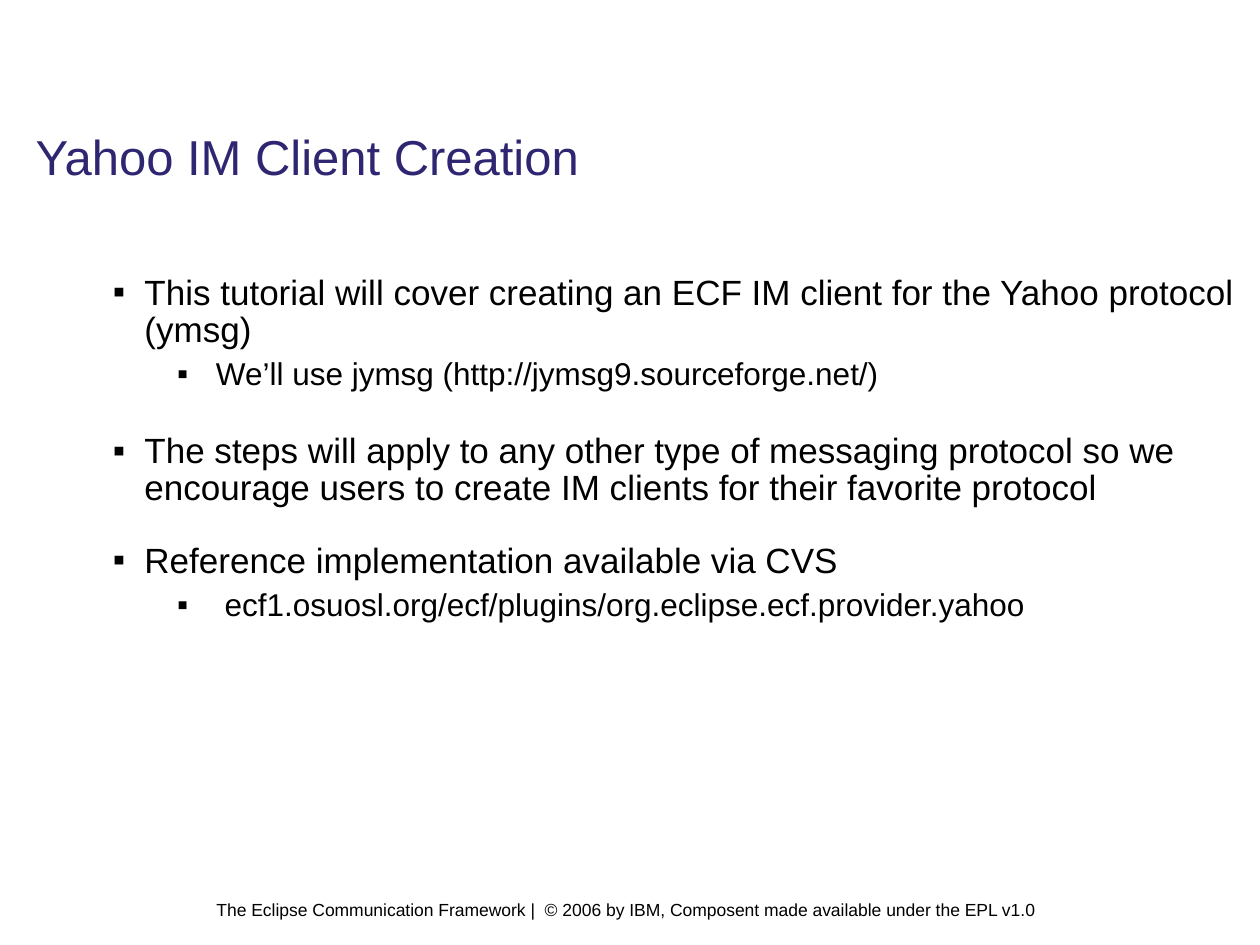
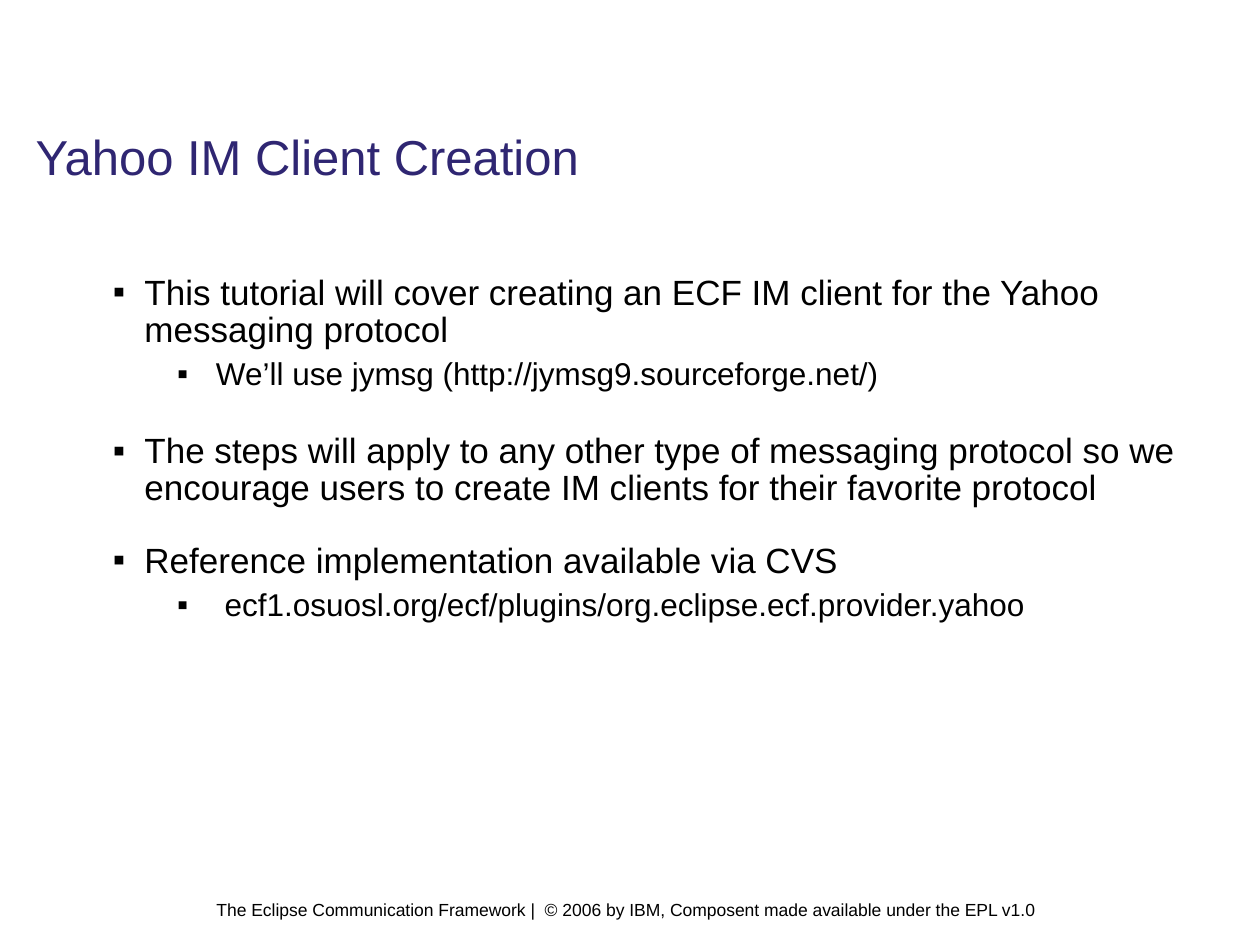
Before and after one commit to eclipse/ecf, a slide deck: slide 26 of doc/tutorials/EclipseCON 2006/EclipseCon.2006.ECF.Tutorial.42.odp. Drawn at 1260x945 pixels with LibreOffice and Linux fonts; fonts in the diff are those of the drawing; background and template pictures are left out. Boxes give left, top, right and bottom in pixels: in the first picture for what was removed or moved away, otherwise in the second. Text is boxed around its words. In the diff, an @@ line names an element or a change of style, - is before the commit and + after.

Commit message:
finalizing tutorial

```diff
--- a/doc/tutorials/EclipseCON 2006/EclipseCon.2006.ECF.Tutorial.42.odp
+++ b/doc/tutorials/EclipseCON 2006/EclipseCon.2006.ECF.Tutorial.42.odp
@@ text at box(144, 279, 1099, 348): text changed @@
-▪ This tutorial will cover creating an ECF IM client for the Yahoo protocol (ymsg)
+▪ This tutorial will cover creating an ECF IM client for the Yahoo messaging protocol
```
Also in this commit, not shown: 5 other slides changed, 5 other files.
